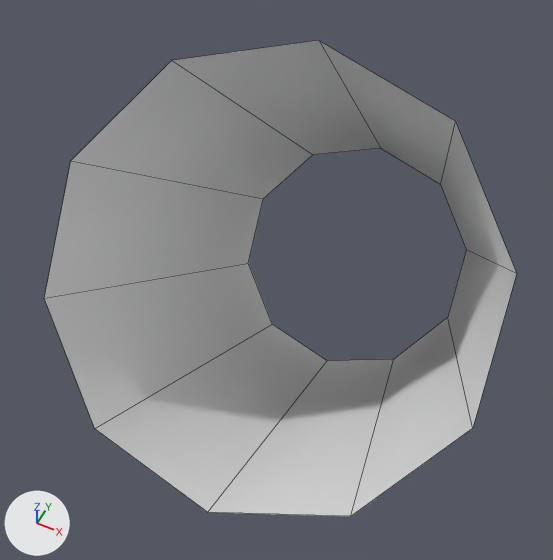
The FBX model unity/Assets/Art/Models/Nakiusagi_Limb1L.fbx: old version first, new version second.
Rendered twice from a 50 mm camera at (0.256, -0.474, 0.613) aimed at (-0.074, 0.186, -0.212). Arrows for +X, +Y and +Z are at lower left; the lights stay in place. The picture after the commit comes second. Mesh edges are drawn as thin lines. Where no turn or scale is listed for an object, it has been applied to the vertices.

In view in the first picture: 'Nakiusagi_Limb1L'.
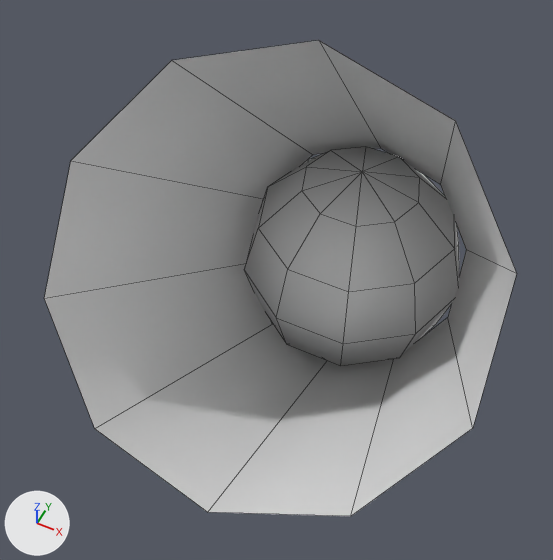
Boxes (x1, y1, x2, y2) around the edits, measured in the pictures (553 x 560 px):
part 1 of me_nakiusagi_limb1l, added
    after: (244, 147, 459, 366)

The edits, one by one:
me_nakiusagi_limb1l is used by ob_nakiusagi_limb1l; location (0.0, 0.0, 0.0).
me_nakiusagi_limb1l had 20 vertices, 10 faces and spanned x -0.252..0.252, y -0.171..0.582, z -0.55..0.195.
me_nakiusagi_limb1l now has 72 vertices, 70 faces and spans x -0.252..0.252, y -0.171..0.64, z -0.6..0.195.
me_nakiusagi_limb1l part 1: a new loose piece, a UV sphere (10 segments, 6 rings, poles along z) spanning x -0.25..0.15, y 0.26..0.64, z -0.6..-0.2, in mat_vertexcolor (white #e7e7e7).
